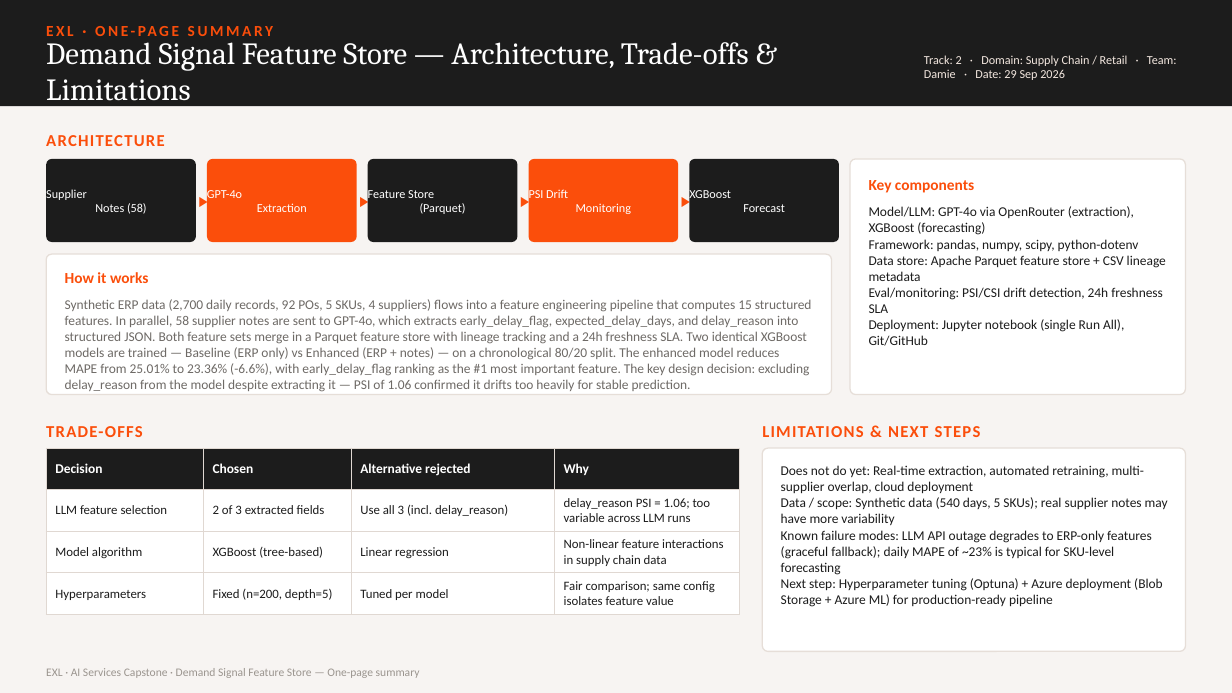
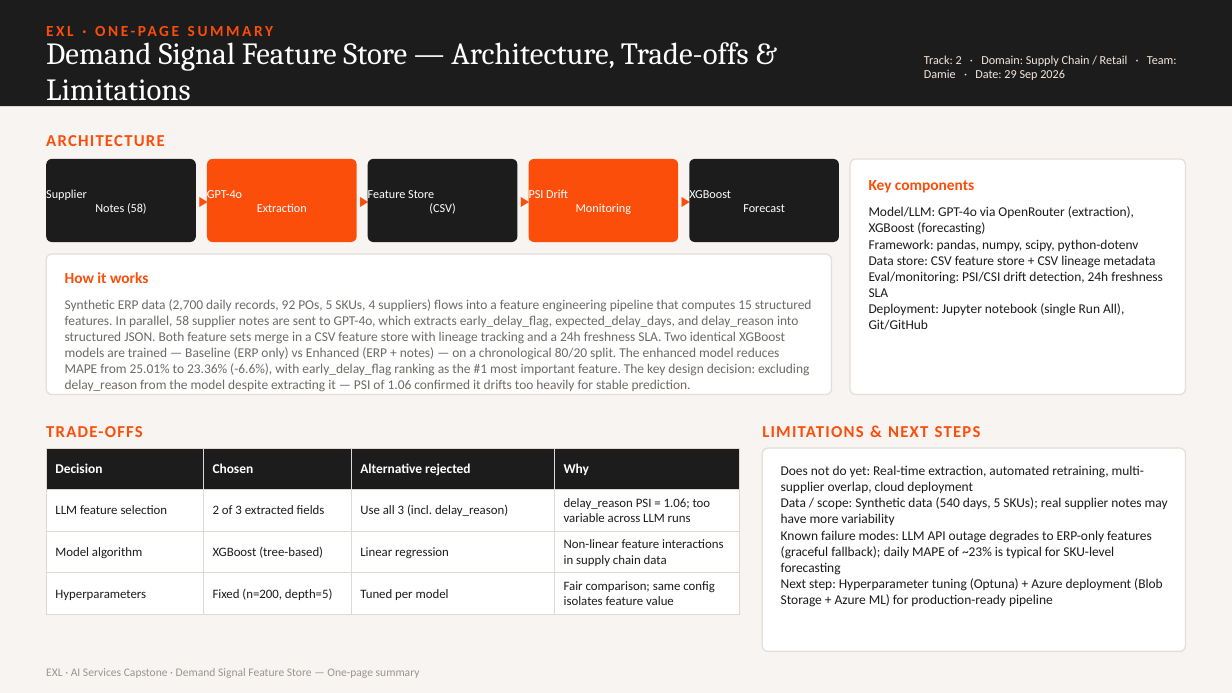
Before and after one commit to damie17/DemandSignalFeatureStore, a slide deck: slide 1 of ONE_PAGE_SUMMARY.pptx. Drawn at 1232x693 pixels with LibreOffice and Linux fonts; fonts in the diff are those of the drawing. Boxes give left, top, right and bottom in pixels: in the first picture for what was removed or moved away, otherwise in the second. Text is boxed around its words. In the diff, an @@ line names an element or a change of style, - is before the commit and + after.

```diff
--- a/ONE_PAGE_SUMMARY.pptx
+++ b/ONE_PAGE_SUMMARY.pptx
@@ text at (x1=368, y1=190, x2=455, y2=214): text changed @@
-Feature Store
-(Parquet)
+Feature Store
+(CSV)
@@ text at (x1=869, y1=255, x2=1155, y2=268): text changed @@
-Data store: Apache Parquet feature store + CSV lineage metadata
+Data store: CSV feature store + CSV lineage metadata
@@ text at (x1=65, y1=299, x2=812, y2=392): text changed @@
-Synthetic ERP data (2,700 daily records, 92 POs, 5 SKUs, 4 suppliers) flows into a feature engineering pipeline that computes 15 structured features. In parallel, 58 supplier notes are sent to GPT-4o, which extracts early_delay_flag, expected_delay_days, and delay_reason into structured JSON. Both feature sets merge in a Parquet feature store with lineage tracking and a 24h freshness SLA. Two identical XGBoost models are trained — Baseline (ERP only) vs Enhanced (ERP + notes) — on a chronological 80/20 split. The enhanced model reduces MAPE from 25.01% to 23.36% (-6.6%), with early_delay_flag ranking as the #1 most important feature. The key design decision: excluding delay_reason from the model despite extracting it — PSI of 1.06 confirmed it drifts too heavily for stable prediction.
+Synthetic ERP data (2,700 daily records, 92 POs, 5 SKUs, 4 suppliers) flows into a feature engineering pipeline that computes 15 structured features. In parallel, 58 supplier notes are sent to GPT-4o, which extracts early_delay_flag, expected_delay_days, and delay_reason into structured JSON. Both feature sets merge in a CSV feature store with lineage tracking and a 24h freshness SLA. Two identical XGBoost models are trained — Baseline (ERP only) vs Enhanced (ERP + notes) — on a chronological 80/20 split. The enhanced model reduces MAPE from 25.01% to 23.36% (-6.6%), with early_delay_flag ranking as the #1 most important feature. The key design decision: excluding delay_reason from the model despite extracting it — PSI of 1.06 confirmed it drifts too heavily for stable prediction.
```
Also in this commit, not shown: 9 other files.
